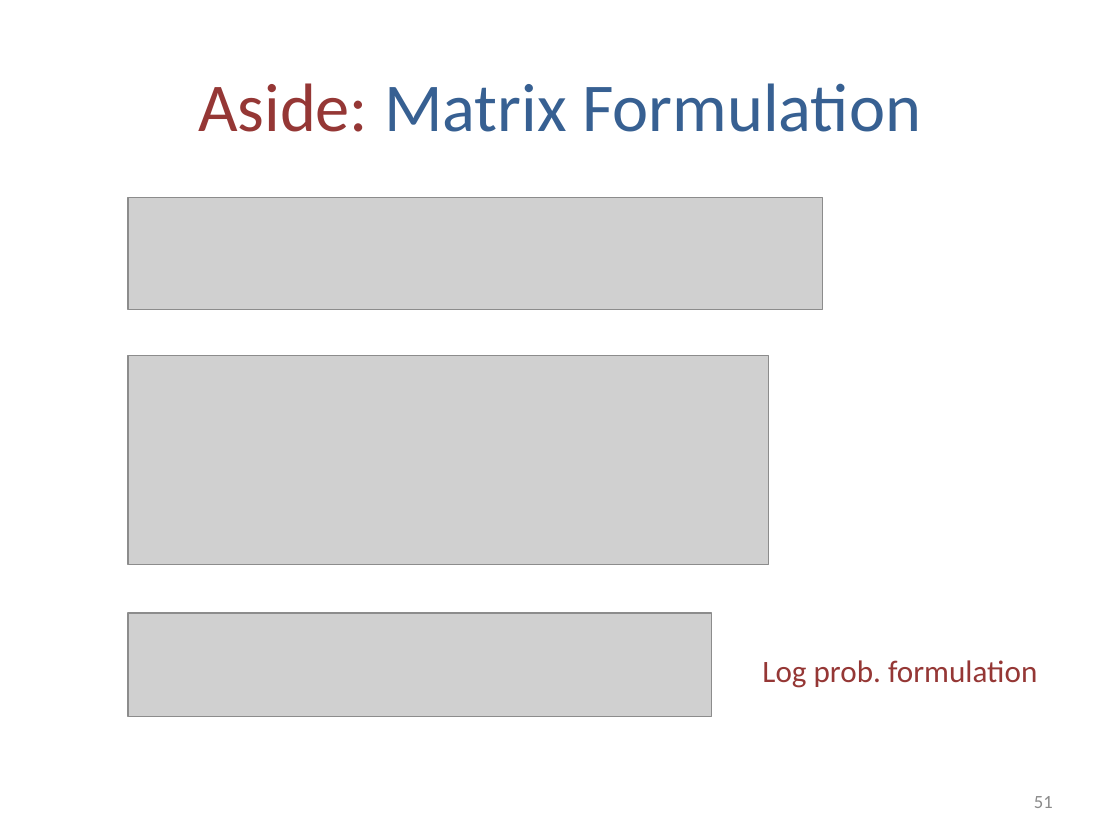
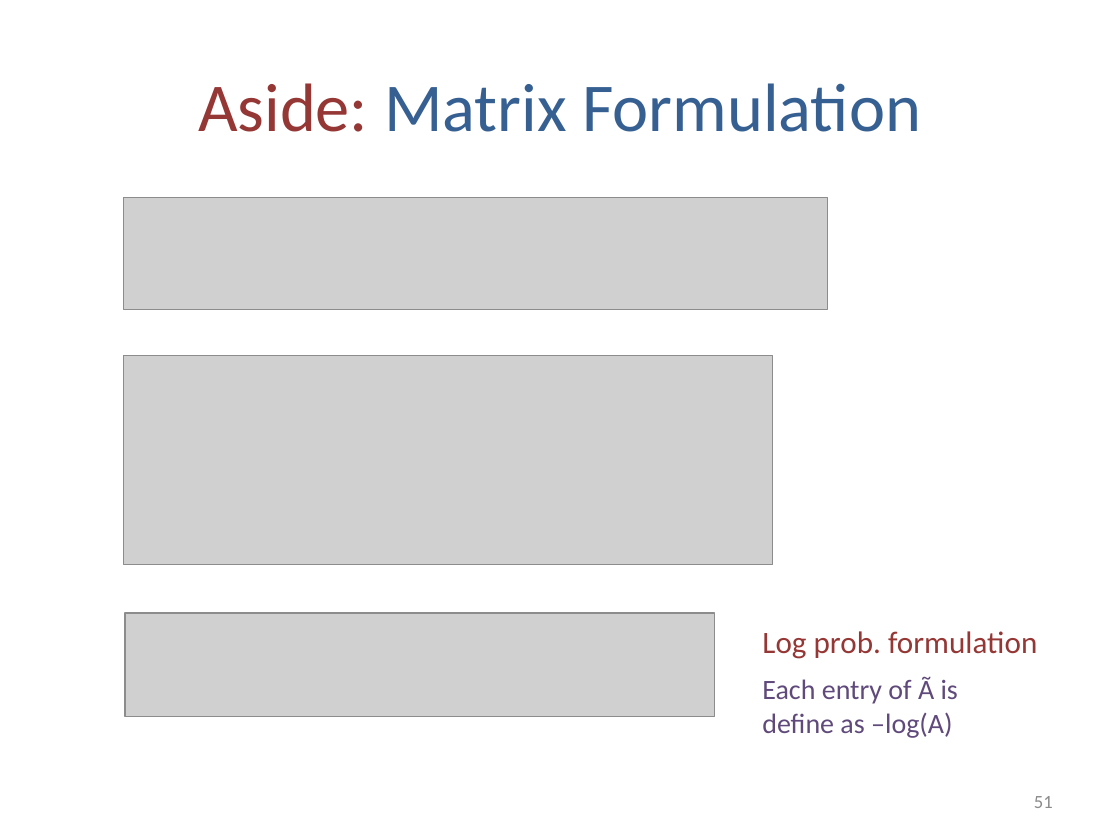
Before and after one commit to arcticmatt/CS155, a slide deck: slide 51 of lectures/slides/lec05.pptx. Drawn at 1120x840 pixels with LibreOffice and Linux fonts; fonts in the diff are those of the drawing; grey boxes stand for pictures. Boxes give left, top, right and bottom in pixels: in the first picture for what was removed or moved away, otherwise in the second. Text is boxed around its words. In the diff, an @@ line names an element or a change of style, - is before the commit and + after.

```diff
--- a/lectures/slides/lec05.pptx
+++ b/lectures/slides/lec05.pptx
@@ picture: place and size @@
-picture at bbox=[128, 197, 822, 309]
+picture at bbox=[123, 197, 828, 309]
@@ picture: place and size @@
-picture at bbox=[128, 356, 768, 566]
+picture at bbox=[123, 356, 772, 566]
@@ picture: place and size @@
-picture at bbox=[128, 613, 711, 716]
+picture at bbox=[125, 613, 716, 716]
@@ text "Log prob. formulation": place and size @@
-text "Log prob. formulation" at bbox=[762, 660, 1037, 688]
+text "Log prob. formulation" at bbox=[762, 631, 1037, 659]
@@ text added at bbox=[762, 676, 958, 738], 18 pt, text #604A7B @@
+Each entry of Ã is
+define as –log(A)
```
Also in this commit, not shown: 27 other slides changed, 28 other files.
